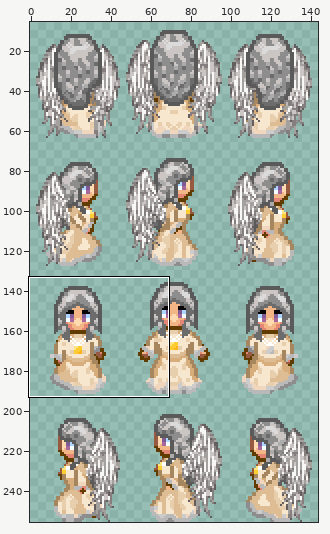
Sprite sheet, stored at sprite/character/people/PNG/scale2x/angel_f-002.png. The first picture is a wide view before the edit; the outline marks the close-up.
Close-up. As it was:
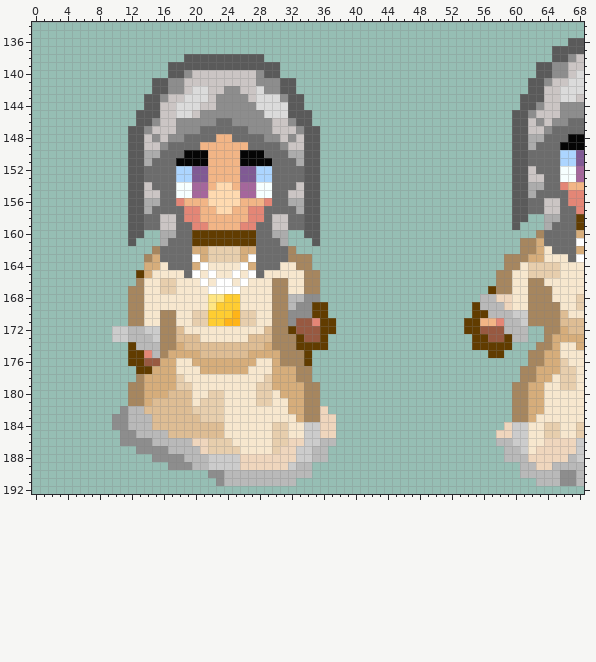
The file is 144x256 pixels. Colours within 5 levels of each other are drawn and written as one. Shown: x 0..68, y 134..192. The wide view leaves out empty margins. The commit also changed other parts of the picture, which this record leaves out.
After the commit:
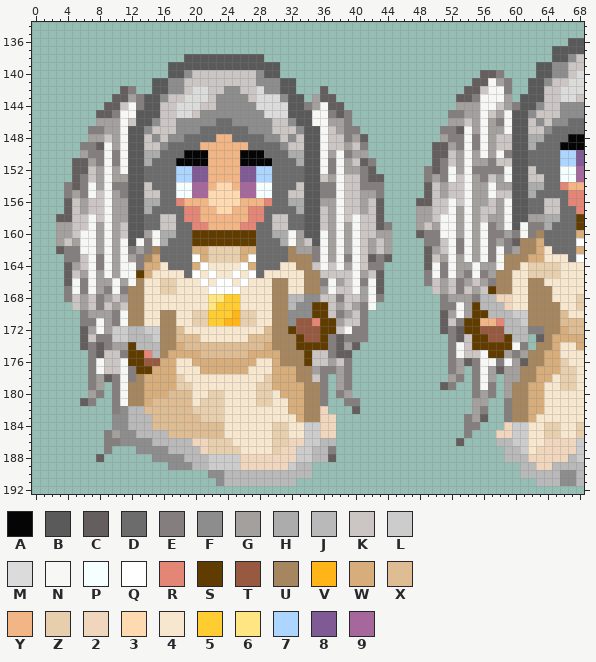
Palette (. is transparent): A #050505  B #5a5a5a  C #645f5e  D #6c6c6c  E #847f7e  F #8d8d8d  G #a4a09e  H #acacac  J #b9b9b9  K #cbc5c4  L #cccccc  M #dbdbdb  N #f7f7f5  P #f6ffff  Q #ffffff  R #e48676  S #613c00  T #985941  U #a6865f  V #ffb418  W #d6ad7b  X #debd94  Y #f2b586  Z #e7cead  2 #efd6bd  3 #ffdab0  4 #f7e7ce  5 #ffcd31  6 #ffe683  7 #acd5ff  8 #805a94  9 #a5679c
Change:
Changed rows in their new state; - is an unchanged pixel.
first column x 3:
140 -----------------------------------------------------CCE-----
141 ----------------------------------------------------CCNGE----
142 --------CE-----------------------C-----------------CCKNNE----
143 -------CCGE---------------------GCC---------------CCENNNG----
144 ------CCKNE--------------------EGNCC--------------GGGNNKGE---
145 -----CCENN----------------------NNECE------------EEGGNKGN----
146 -----GGGNK----------------------NNGGE------------GGKGNGEN----
147 ----EEGGN------------------------NKGEE----------EECNGNGGN----
148 ----GGKGN------------------------NKKEGC---------GEENENGKK----
149 ---EECNGN------------------------NKKGKE--------CCGENENGKK----
150 ---GEENEN------------------------NGNEGG--------CCKGNGNGNE----
151 --CCGENEN------------------------NENGKCE-------CEKGNGGEKK----
152 --CCKGNGN------------------------NENGGEC------ECENGNEEEEN----
153 --CEKGNGG------------------------KGNKKECC-----EGENKNGEKGN----
154 -ECENGNEE------------------------EENKKEEE-----CKGKKNGGNGG----
155 -EGENKNGE------------------------EENKKGGE-----CKGKKNGGNKK----
156 -CKGKKNGG------------------------GGNKKGKC----CCKKNKNGGKGN----
157 -CKGKKNGG------------------------KGNKKGKC----GGKKNGNGKKGN----
158 CCKKNKNGG------------------------KGNKNKKC----GGKNNGNGKGGN--GG
159 GGKKNGNGK------------------------KGNGNKKCE---GKGNNGNGNEGN-NEE
160 GGKNNGNGK--GN----------------NG--NGNGNKKGG---CEENNGNGNEEGENE-
161 GKGNNGNGN-NEN----------------NGK-NGNGNKGKG----EEKNENGNEGEC---
162 CEENNGNGNEGE------------------GGENGNGNKGKG----CGKNENGNENEG---
163 -EEKNENGNGE---------------------ENGNENKCEC----CKGNGNGNEN-----
164 -CGKNENGNNE---------------------KNKNGNKEE-----CNENGGNGGN-----
165 -CKGNGNGNN-----------------------KKKKNGKC-----ENENGENEG------
166 -CNENGGNGN-----------------------ENGKNENC-----EKGKEGKGE------
167 -ENENGENE------------------------GNKKNGNC------KGKEKGK-------
168 -EKGKEGKG------------------------KKEKKGNE-------EGGGE--------
169 --KGKEKGK-------------------------KGKGEN--------EENG---------
170 ---EGGGEN-------------------------KEGKE---------CGNG---------
171 ---EENGEN--------------------------GKKE---------CKE----------
172 ---CGNG----------------------------KNEE---------CEC--------EE
173 ---CKEE---------------------------ECEEE----------ECK--------C
174 ---CECEGG-------------------------ECGC-----------ENK-----NE--
175 ----ECKKE-----------------------KKECC------------ENKKN--GEG--
176 ----ENKKN-----------------------KKGKE------------EGCENNENGC--
177 ----ENKKNE----------------------GEEGE------------EG-ENGCGG---
178 ----EGCENE----------------------KE-GE------------GE-ENG-GG---
179 ----EG-EN------------------------E-GE-----------CE--ENE-G----
180 ----GE-EN------------------------E-EG---------------EGE-G----
181 ---CE--EN------------------------E--EE--------------GG--E----
182 -------E-----------------------------C--------------GE--E----
183 ---------------------------------------------------EGC--E----
184 ---------------------------------------------------EE--------
185 ------EG-------------------------------------------E---------
186 ------EE------------------------------------------C----------
187 ------E---------------------------E--------------------------
188 -----C----------------------------C--------------------------
Where, in picture pixels (left, top, right, bottom), the same in both close-ups:
added: (416, 70, 544, 446)
added: (56, 86, 160, 462)
added: (288, 86, 392, 462)
